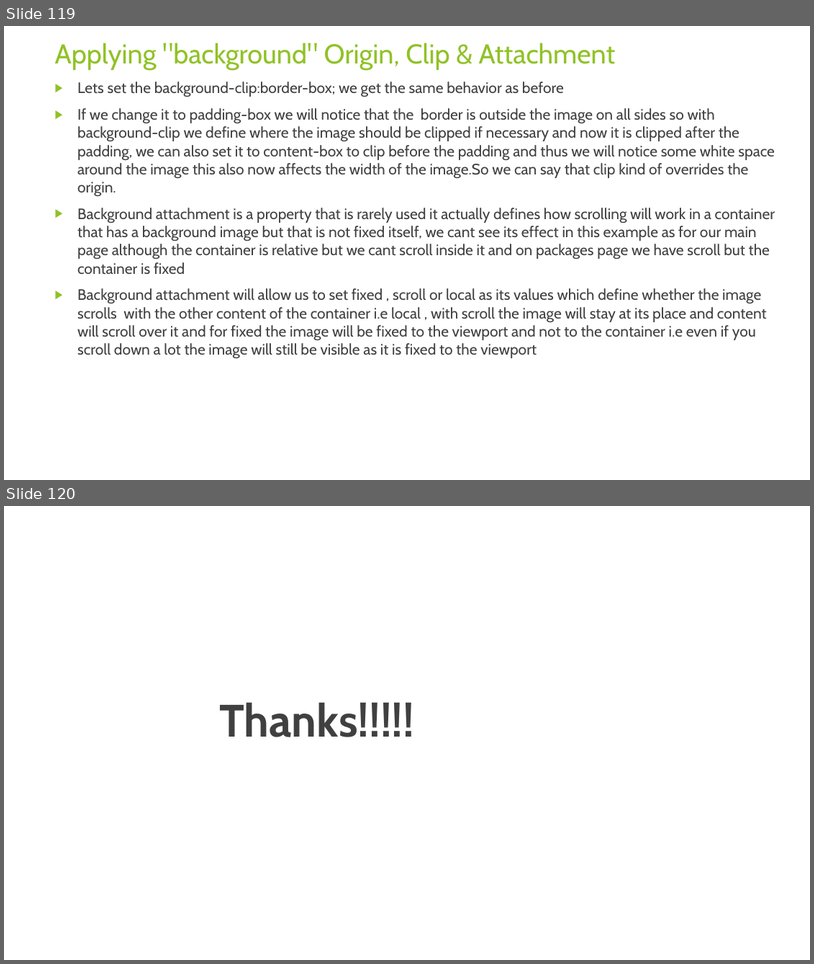
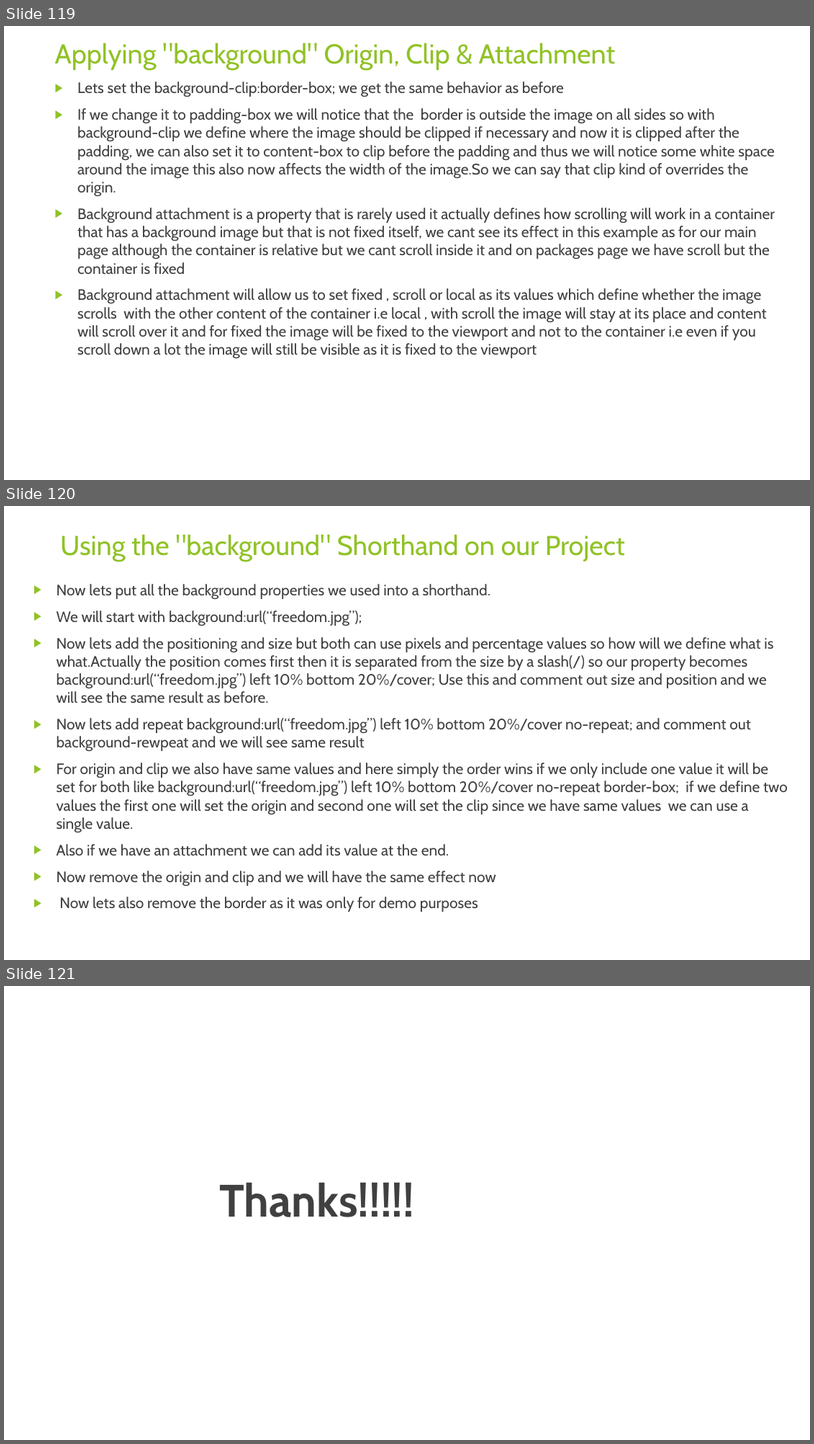
Before and after one commit to rudhrainfogain/CSS, a slide deck: PPT/Css-v7.pptx. Shown one above the other, each under a label of ours: slides 119 and 120 before the commit, slides 119, 120 and 121 after it. The pictures are 814x964 and 814x1444 pixels, drawn with LibreOffice and Linux fonts; fonts in the diff are those of the drawing. Boxes give left, top, right and bottom in pixels: in the first picture for what was removed or moved away, otherwise in the second. Text is boxed around its words. In the diff, an @@ line names an element or a change of style, - is before the commit and + after.

Commit message:
BackgroundShortcut

```diff
--- a/PPT/Css-v7.pptx
+++ b/PPT/Css-v7.pptx
@@ slide 120 added at [4, 506, 810, 960], background #FFFFFF @@
@@ title added at [60, 534, 625, 561], 32.4 pt, text #90C226 @@
+Using the "background" Shorthand on our Project
@@ text added at [57, 584, 788, 911], 18 pt, text #404040 @@
+▶ Now lets put all the background properties we used into a shorthand.
+▶ We will start with background:url(“freedom.jpg”);
+▶ Now lets add the positioning and size but both can use pixels and percentage values so how will we define what is what.Actually the position comes first then it is separated from the size by a slash(/) so our property becomes background:url(“freedom.jpg”) left 10% bottom 20%/cover; Use this and comment out size and position and we will see the same result as before.
+▶ Now lets add repeat background:url(“freedom.jpg”) left 10% bottom 20%/cover no-repeat; and comment out background-rewpeat and we will see same result
+▶ For origin and clip we also have same values and here simply the order wins if we only include one value it will be set for both like background:url(“freedom.jpg”) left 10% bottom 20%/cover no-repeat border-box; if we define two values the first one will set the origin and second one will set the clip since we have same values we can use a single value.
+▶ Also if we have an attachment we can add its value at the end.
+▶ Now remove the origin and clip and we will have the same effect now
+▶ Now lets also remove the border as it was only for demo purposes
@@ what was slide 120 is now slide 121 @@
```
Also in this commit, not shown: 1 other file.
